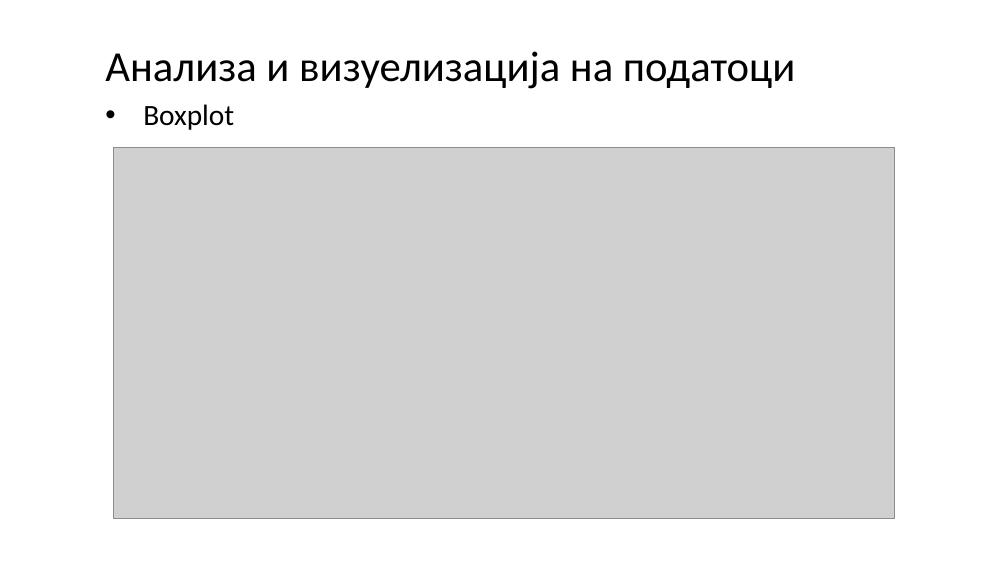
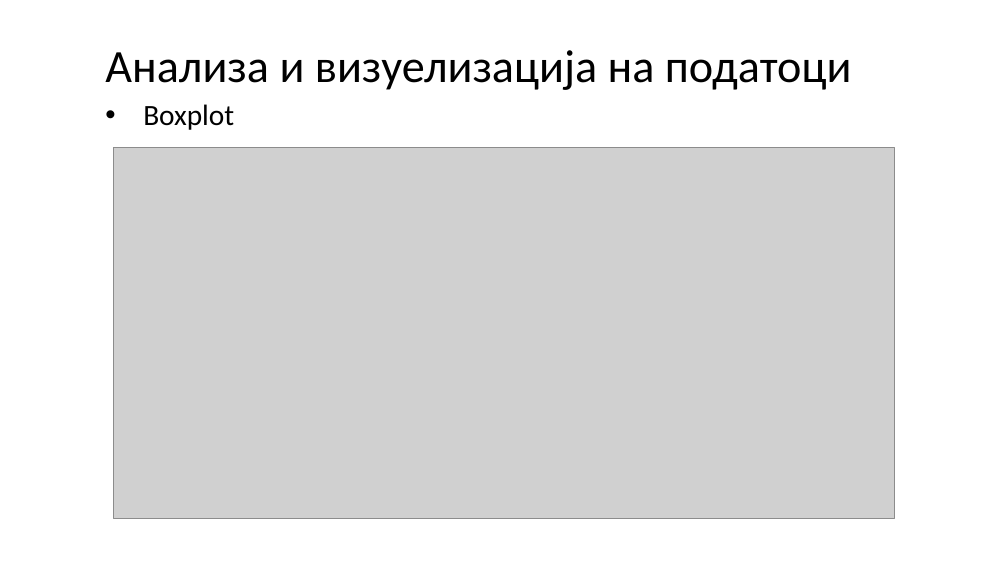
Before and after one commit to HristinaMitrova/Data-Mining-Project-, a slide deck: slide 9 of ПодаточноРударство.pptx. Drawn at 1008x567 pixels with LibreOffice and Linux fonts; fonts in the diff are those of the drawing; grey boxes stand for pictures. Boxes give left, top, right and bottom in pixels: in the first picture for what was removed or moved away, otherwise in the second. Text is boxed around its words. In the diff, an @@ line names an element or a change of style, - is before the commit and + after.

```diff
--- a/ПодаточноРударство.pptx
+++ b/ПодаточноРударство.pptx
@@ text "Анализа и визуелизација на податоци" at (x1=105, y1=50, x2=852, y2=90): size 40.7 to 44 pt @@
```
Also in this commit, not shown: 3 other slides changed.
